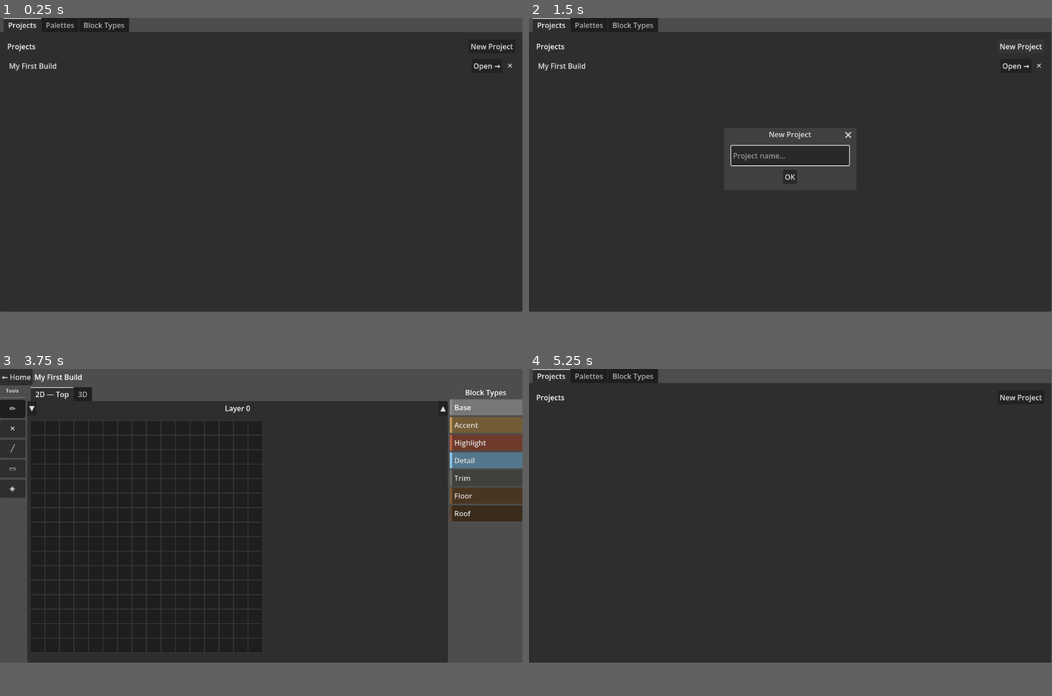
Above: before the commit, frames 1-4 (two rows, left to right).
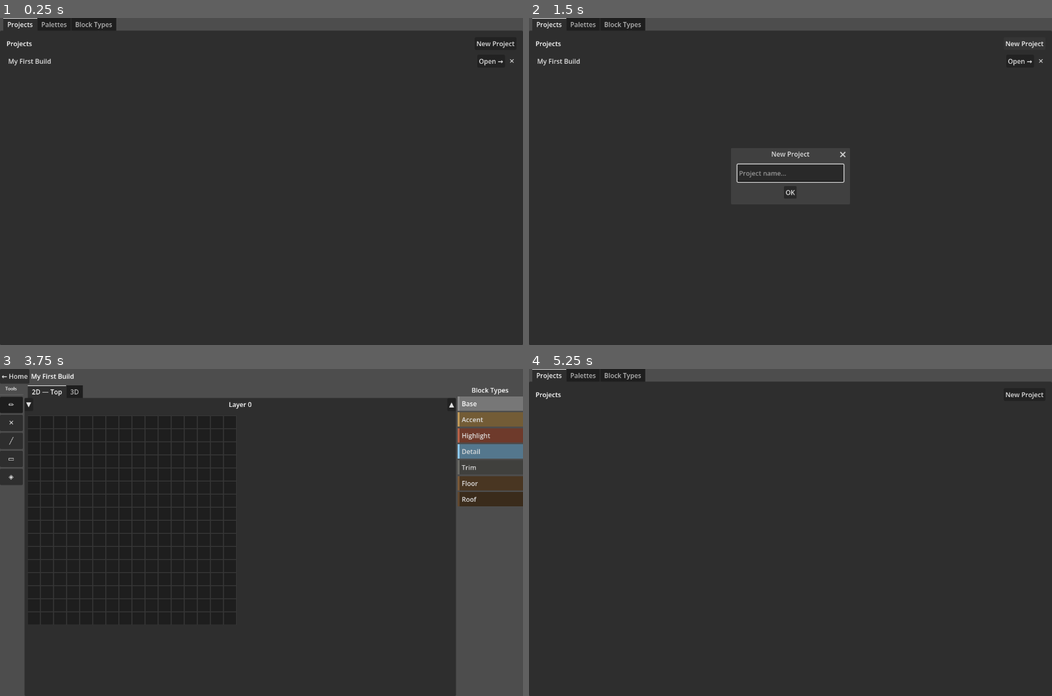
Above: after the commit, the same moments.

Repository: InfinitiesLoop/voxyl
Game: Godot game, scene res://scenes/Main.tscn
Same seed, same stepped clock (60 frames per second), same inputs: the game is played once before the commit and once after it.
Inputs:
- Up to frame 1 (0.25 s): no input
- Up to frame 2 (1.5 s): click "New Project" at 0.5 s; click "New Project" at 1.25 s
- Up to frame 3 (3.75 s): click "OK" at 2 s; click "My First Build" at 2.75 s; click "Open →" at 3.5 s
- Up to frame 4 (5.25 s): click "← Home" at 4.25 s; click "✕" at 5 s
In our replay, the window is 799x449 before the commit and 800x500 after it. These sizes can differ from the game's own. Grey fills any space a smaller window leaves; there, only what the larger window draws over its background counts as a difference.

The runs differ from the first frame. In frame 1, 0.9% of the frame differs, in the area x 0-100%, y 0-17%; in frame 2, 1.6%; in frame 3, 10%, in the area x 0-100%, y 0-100%; in frame 4, 0.7%.

Commit message:
Add 3D fly mode (Minecraft creative) and maximize window on launch
View3D now has two modes:
- Orbit (default): left-drag rotates, scroll zooms; click to enter fly mode
- Fly mode: mouse captured, WASD+Space/Shift to move, mouse to look,
  LMB erase block, RMB place block at crosshair, Esc to exit
Block picking uses a DDA grid traversal raycast. Highlight mesh shows
the targeted block. Crosshair + hint bar drawn as a 2D overlay on top
of the SubViewport. Camera transitions from orbit position into fly
mode looking toward scene center.

project.godot: add [display] section to launch maximized (mode=2) at 1280x800

Diff:
--- a/project.godot
+++ b/project.godot
@@ -20,6 +20,12 @@
 
 VoxelWorld="*res://scripts/core/VoxelWorld.gd"
 
+[display]
+
+window/size/viewport_width=1280
+window/size/viewport_height=800
+window/size/mode=2
+
 [configuration]
 
 config_version=5
--- a/scripts/views/View3D.gd
+++ b/scripts/views/View3D.gd
@@ -1,21 +1,53 @@
 class_name View3D
 extends Control
 
+# --- Orbit state (default / non-fly) ---
+var _orbit_yaw := 45.0
+var _orbit_pitch := 35.0
+var _orbit_distance := 24.0
+var _orbit_pressing := false
+var _orbit_moved := false
+var _drag_last := Vector2.ZERO
+
+# --- Fly state ---
+var _fly_mode := false
+var _camera_pos := Vector3.ZERO
+var _yaw := 0.0
+var _pitch := 0.0
+
+# --- Raycast result ---
+var _target_hit := false
+var _target_block := Vector3i.ZERO
+var _target_place := Vector3i.ZERO
+
+# --- Nodes ---
 var _viewport: SubViewport
 var _camera: Camera3D
 var _voxel_root: Node3D
-var _camera_yaw := 45.0
-var _camera_pitch := 35.0
-var _camera_distance := 24.0
-var _drag_origin := Vector2.ZERO
-var _is_dragging := false
+var _highlight: MeshInstance3D
+var _overlay: Control
+
+# --- Dirty flag ---
 var _dirty := false
 
 func _ready() -> void:
 	_setup_viewport()
-	VoxelWorld.project_opened.connect(func(_p): _mark_dirty())
+	_setup_overlay()
+	VoxelWorld.project_opened.connect(_on_project_opened)
 	VoxelWorld.block_changed.connect(func(_p, _s): _mark_dirty())
 	VoxelWorld.palette_stack_changed.connect(func(): _mark_dirty())
+	visibility_changed.connect(func(): if not visible and _fly_mode: _exit_fly_mode())
+	set_process(true)
+
+func _on_project_opened(_p: VoxelProject) -> void:
+	_mark_dirty()
+	var s := VoxelWorld.active_project.data.size
+	_orbit_distance = max(s.x, s.y, s.z) * 2.0
+	_update_camera()
+
+# ---------------------------------------------------------------------------
+# Scene setup
+# ---------------------------------------------------------------------------
 
 func _setup_viewport() -> void:
 	var svc := SubViewportContainer.new()
@@ -31,16 +63,15 @@
 	var world_env := WorldEnvironment.new()
 	var env := Environment.new()
 	env.background_mode = Environment.BG_COLOR
-	env.background_color = Color(0.13, 0.13, 0.18)
-	env.ambient_light_color = Color(0.55, 0.55, 0.60)
+	env.background_color = Color(0.10, 0.10, 0.14)
+	env.ambient_light_color = Color(0.5, 0.5, 0.55)
 	env.ambient_light_energy = 1.0
 	world_env.environment = env
 	_viewport.add_child(world_env)
 
 	var sun := DirectionalLight3D.new()
 	sun.rotation_degrees = Vector3(-50, 45, 0)
-	sun.light_energy = 1.2
-	sun.shadow_enabled = false
+	sun.light_energy = 1.3
 	_viewport.add_child(sun)
 
 	_camera = Camera3D.new()
@@ -49,21 +80,177 @@
 	_voxel_root = Node3D.new()
 	_viewport.add_child(_voxel_root)
 
+	# Highlight overlay for targeted block
+	_highlight = MeshInstance3D.new()
+	var hl_mesh := BoxMesh.new()
+	hl_mesh.size = Vector3(1.04, 1.04, 1.04)
+	_highlight.mesh = hl_mesh
+	var hl_mat := StandardMaterial3D.new()
+	hl_mat.albedo_color = Color(1.0, 1.0, 1.0, 0.35)
+	hl_mat.transparency = BaseMaterial3D.TRANSPARENCY_ALPHA
+	hl_mat.shading_mode = BaseMaterial3D.SHADING_MODE_UNSHADED
+	hl_mat.cull_mode = BaseMaterial3D.CULL_DISABLED
+	_highlight.material_override = hl_mat
+	_highlight.visible = false
+	_viewport.add_child(_highlight)
+
 	_update_camera()
+
+func _setup_overlay() -> void:
+	_overlay = Control.new()
+	_overlay.set_anchors_and_offsets_preset(Control.PRESET_FULL_RECT)
+	_overlay.mouse_filter = Control.MOUSE_FILTER_IGNORE
+	_overlay.visible = false
+	_overlay.draw.connect(_draw_overlay)
+	add_child(_overlay)
+
+# ---------------------------------------------------------------------------
+# Per-frame update (fly movement)
+# ---------------------------------------------------------------------------
+
+func _process(delta: float) -> void:
+	if not _fly_mode or not is_visible_in_tree():
+		return
+	var forward := _get_look_dir()
+	var flat_fwd := Vector3(forward.x, 0.0, forward.z)
+	if flat_fwd.length_squared() > 0.0:
+		flat_fwd = flat_fwd.normalized()
+	var right := flat_fwd.cross(Vector3.UP)
+	var move := Vector3.ZERO
+	if Input.is_key_pressed(KEY_W): move += flat_fwd
+	if Input.is_key_pressed(KEY_S): move -= flat_fwd
+	if Input.is_key_pressed(KEY_A): move -= right
+	if Input.is_key_pressed(KEY_D): move += right
+	if Input.is_key_pressed(KEY_SPACE): move.y += 1.0
+	if Input.is_key_pressed(KEY_SHIFT): move.y -= 1.0
+	if move.length_squared() > 0.0:
+		_camera_pos += move.normalized() * 10.0 * delta
+		_update_camera()
+		_update_crosshair_target()
+
+# ---------------------------------------------------------------------------
+# Input
+# ---------------------------------------------------------------------------
+
+func _input(event: InputEvent) -> void:
+	if not is_visible_in_tree():
+		return
+	# Escape exits fly mode regardless
+	if event is InputEventKey:
+		var key := event as InputEventKey
+		if key.keycode == KEY_ESCAPE and key.pressed and _fly_mode:
+			_exit_fly_mode()
+			get_viewport().set_input_as_handled()
+			return
+	if not _fly_mode:
+		return
+	if event is InputEventMouseMotion:
+		var motion := event as InputEventMouseMotion
+		_yaw -= motion.relative.x * 0.18
+		_pitch = clamp(_pitch - motion.relative.y * 0.18, -89.0, 89.0)
+		_update_camera()
+		_update_crosshair_target()
+	elif event is InputEventMouseButton and (event as InputEventMouseButton).pressed:
+		var mb := event as InputEventMouseButton
+		if mb.button_index == MOUSE_BUTTON_LEFT:
+			_erase_targeted_block()
+		elif mb.button_index == MOUSE_BUTTON_RIGHT:
+			_place_targeted_block()
+
+# Orbit camera input (only active when NOT in fly mode)
+func _on_svc_input(event: InputEvent) -> void:
+	if _fly_mode:
+		return
+	if event is InputEventMouseButton:
+		var mb := event as InputEventMouseButton
+		if mb.button_index == MOUSE_BUTTON_LEFT:
+			if mb.pressed:
+				_orbit_pressing = true
+				_orbit_moved = false
+				_drag_last = mb.position
+			else:
+				_orbit_pressing = false
+				if not _orbit_moved:
+					_enter_fly_mode()
+		elif mb.button_index == MOUSE_BUTTON_WHEEL_UP:
+			_orbit_distance = max(3.0, _orbit_distance - 1.5)
+			_update_camera()
+		elif mb.button_index == MOUSE_BUTTON_WHEEL_DOWN:
+			_orbit_distance = min(150.0, _orbit_distance + 1.5)
+			_update_camera()
+	elif event is InputEventMouseMotion and _orbit_pressing:
+		_orbit_moved = true
+		var motion := event as InputEventMouseMotion
+		var delta: Vector2 = motion.position - _drag_last
+		_drag_last = motion.position
+		_orbit_yaw -= delta.x * 0.4
+		_orbit_pitch = clamp(_orbit_pitch - delta.y * 0.4, 2.0, 88.0)
+		_update_camera()
+
+# ---------------------------------------------------------------------------
+# Fly mode enter / exit
+# ---------------------------------------------------------------------------
+
+func _enter_fly_mode() -> void:
+	# Position fly camera at the current orbit camera position
+	var pivot := _get_world_center()
+	var yaw_rad := deg_to_rad(_orbit_yaw)
+	var pitch_rad := deg_to_rad(_orbit_pitch)
+	var offset := Vector3(
+		sin(yaw_rad) * cos(pitch_rad),
+		sin(pitch_rad),
+		cos(yaw_rad) * cos(pitch_rad)
+	) * _orbit_distance
+	_camera_pos = pivot + offset
+	# Look direction is the inverse of the orbit offset
+	_yaw = _orbit_yaw + 180.0
+	_pitch = -_orbit_pitch
+	_fly_mode = true
+	Input.set_mouse_mode(Input.MOUSE_MODE_CAPTURED)
+	_overlay.visible = true
+	_update_camera()
+	_update_crosshair_target()
+	_overlay.queue_redraw()
+
+func _exit_fly_mode() -> void:
+	_fly_mode = false
+	_orbit_pressing = false
+	Input.set_mouse_mode(Input.MOUSE_MODE_VISIBLE)
+	_overlay.visible = false
+	_highlight.visible = false
+	_update_camera()
+
+# ---------------------------------------------------------------------------
+# Camera
+# ---------------------------------------------------------------------------
 
 func _update_camera() -> void:
 	if not _camera:
 		return
-	var pivot := _get_world_center()
-	var yaw_rad := deg_to_rad(_camera_yaw)
-	var pitch_rad := deg_to_rad(_camera_pitch)
-	var offset := Vector3(
-		_camera_distance * cos(pitch_rad) * sin(yaw_rad),
-		_camera_distance * sin(pitch_rad),
-		_camera_distance * cos(pitch_rad) * cos(yaw_rad)
+	if _fly_mode:
+		_camera.position = _camera_pos
+		var look_target := _camera_pos + _get_look_dir()
+		_camera.look_at(look_target, Vector3.UP)
+	else:
+		var pivot := _get_world_center()
+		var yaw_rad := deg_to_rad(_orbit_yaw)
+		var pitch_rad := deg_to_rad(_orbit_pitch)
+		var offset := Vector3(
+			sin(yaw_rad) * cos(pitch_rad),
+			sin(pitch_rad),
+			cos(yaw_rad) * cos(pitch_rad)
+		) * _orbit_distance
+		_camera.position = pivot + offset
+		_camera.look_at(pivot, Vector3.UP)
+
+func _get_look_dir() -> Vector3:
+	var yaw_rad := deg_to_rad(_yaw)
+	var pitch_rad := deg_to_rad(_pitch)
+	return Vector3(
+		sin(yaw_rad) * cos(pitch_rad),
+		sin(pitch_rad),
+		cos(yaw_rad) * cos(pitch_rad)
 	)
-	_camera.position = pivot + offset
-	_camera.look_at(pivot, Vector3.UP)
 
 func _get_world_center() -> Vector3:
 	if not VoxelWorld.active_project:
@@ -71,6 +258,10 @@
 	var s := VoxelWorld.active_project.data.size
 	return Vector3(s.x * 0.5, s.y * 0.5, s.z * 0.5)
 
+# ---------------------------------------------------------------------------
+# Voxel rebuild
+# ---------------------------------------------------------------------------
+
 func _mark_dirty(_arg = null) -> void:
 	if not _dirty:
 		_dirty = true
@@ -81,13 +272,10 @@
 	for child in _voxel_root.get_children():
 		_voxel_root.remove_child(child)
 		child.free()
-
 	if not VoxelWorld.active_project:
 		return
-
 	var data := VoxelWorld.active_project.data
 	var materials: Dictionary = {}
-
 	for pos: Vector3i in data.cells.keys():
 		var semantic: String = data.cells[pos]
 		if semantic.is_empty():
@@ -104,24 +292,92 @@
 		mi.position = Vector3(pos.x, pos.y, pos.z)
 		_voxel_root.add_child(mi)
 
-	_update_camera()
-
-func _on_svc_input(event: InputEvent) -> void:
-	if event is InputEventMouseButton:
-		var mb := event as InputEventMouseButton
-		if mb.button_index == MOUSE_BUTTON_LEFT:
-			_is_dragging = mb.pressed
-			_drag_origin = mb.position
-		elif mb.button_index == MOUSE_BUTTON_WHEEL_UP:
-			_camera_distance = max(3.0, _camera_distance - 1.5)
-			_update_camera()
-		elif mb.button_index == MOUSE_BUTTON_WHEEL_DOWN:
-			_camera_distance = min(120.0, _camera_distance + 1.5)
-			_update_camera()
-	elif event is InputEventMouseMotion and _is_dragging:
-		var motion := event as InputEventMouseMotion
-		var delta: Vector2 = motion.position - _drag_origin
-		_drag_origin = event.position
-		_camera_yaw -= delta.x * 0.4
-		_camera_pitch = clamp(_camera_pitch - delta.y * 0.4, 2.0, 88.0)
-		_update_camera()
+# ---------------------------------------------------------------------------
+# Raycast (DDA grid traversal)
+# ---------------------------------------------------------------------------
+
+func _update_crosshair_target() -> void:
+	if not VoxelWorld.active_project:
+		_target_hit = false
+		_highlight.visible = false
+		return
+	var result := _raycast_grid(_camera_pos, _get_look_dir(), 20.0)
+	_target_hit = result.get("hit", false)
+	if _target_hit:
+		_target_block = result.pos
+		_target_place = result.prev_pos
+		_highlight.position = Vector3(_target_block.x, _target_block.y, _target_block.z)
+		_highlight.visible = true
+	else:
+		_highlight.visible = false
+
+func _raycast_grid(origin: Vector3, direction: Vector3, max_dist: float) -> Dictionary:
+	if not VoxelWorld.active_project:
+		return {hit = false}
+	var data := VoxelWorld.active_project.data
+	var dir := direction.normalized()
+
+	var ix := int(floor(origin.x))
+	var iy := int(floor(origin.y))
+	var iz := int(floor(origin.z))
+
+	var sx: int = int(sign(dir.x))
+	var sy: int = int(sign(dir.y))
+	var sz: int = int(sign(dir.z))
+
+	var tx: float = ((float(ix) + (1.0 if dir.x > 0.0 else 0.0)) - origin.x) / dir.x if dir.x != 0.0 else INF
+	var ty: float = ((float(iy) + (1.0 if dir.y > 0.0 else 0.0)) - origin.y) / dir.y if dir.y != 0.0 else INF
+	var tz: float = ((float(iz) + (1.0 if dir.z > 0.0 else 0.0)) - origin.z) / dir.z if dir.z != 0.0 else INF
+
+	var dtx: float = (1.0 / abs(dir.x)) if dir.x != 0.0 else INF
+	var dty: float = (1.0 / abs(dir.y)) if dir.y != 0.0 else INF
+	var dtz: float = (1.0 / abs(dir.z)) if dir.z != 0.0 else INF
+
+	var prev := Vector3i(ix, iy, iz)
+	var t := 0.0
+
+	while t < max_dist:
+		var cur := Vector3i(ix, iy, iz)
+		if data.is_in_bounds(cur) and not data.get_block(cur).is_empty():
+			return {hit = true, pos = cur, prev_pos = prev}
+		prev = cur
+		if tx <= ty and tx <= tz:
+			t = tx; tx += dtx; ix += sx
+		elif ty <= tz:
+			t = ty; ty += dty; iy += sy
+		else:
+			t = tz; tz += dtz; iz += sz
+
+	return {hit = false}
+
+# ---------------------------------------------------------------------------
+# Block editing (fly mode)
+# ---------------------------------------------------------------------------
+
+func _place_targeted_block() -> void:
+	if not _target_hit or not VoxelWorld.active_project:
+		return
+	if not VoxelWorld.active_project.data.is_in_bounds(_target_place):
+		return
+	if not VoxelWorld.selected_semantic.is_empty():
+		VoxelWorld.set_block(_target_place, VoxelWorld.selected_semantic)
+
+func _erase_targeted_block() -> void:
+	if not _target_hit or not VoxelWorld.active_project:
+		return
+	VoxelWorld.clear_block(_target_block)
+
+# ---------------------------------------------------------------------------
+# 2D overlay: crosshair + hint text
+# ---------------------------------------------------------------------------
+
+func _draw_overlay() -> void:
+	var center := _overlay.size / 2.0
+	var color := Color(1.0, 1.0, 1.0, 0.9)
+	_overlay.draw_line(center + Vector2(-14, 0), center + Vector2(14, 0), color, 1.5)
+	_overlay.draw_line(center + Vector2(0, -14), center + Vector2(0, 14), color, 1.5)
+	_overlay.draw_circle(center, 3.0, Color(0, 0, 0, 0.4))
+
+	var font := ThemeDB.fallback_font
+	var hint := "WASD move  ·  Space / Shift up / down  ·  LMB erase  ·  RMB place  ·  Esc exit"
+	_overlay.draw_string(font, Vector2(10.0, _overlay.size.y - 12.0), hint, HORIZONTAL_ALIGNMENT_LEFT, -1, 13, Color(1, 1, 1, 0.55))
